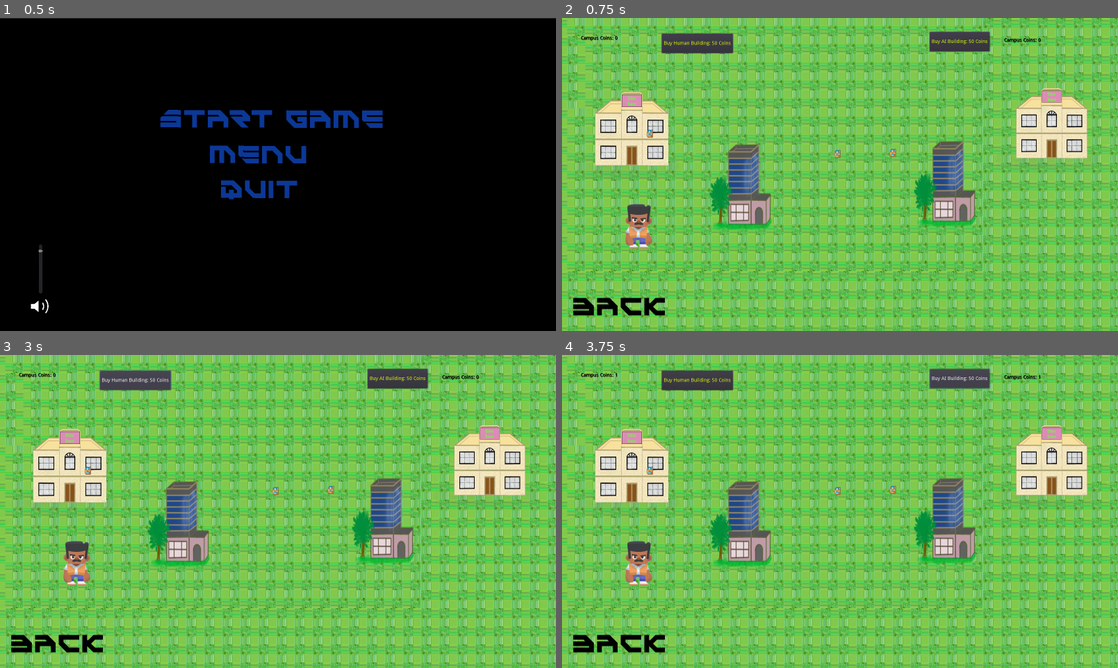
Above: before the commit, frames 1-4 (two rows, left to right).
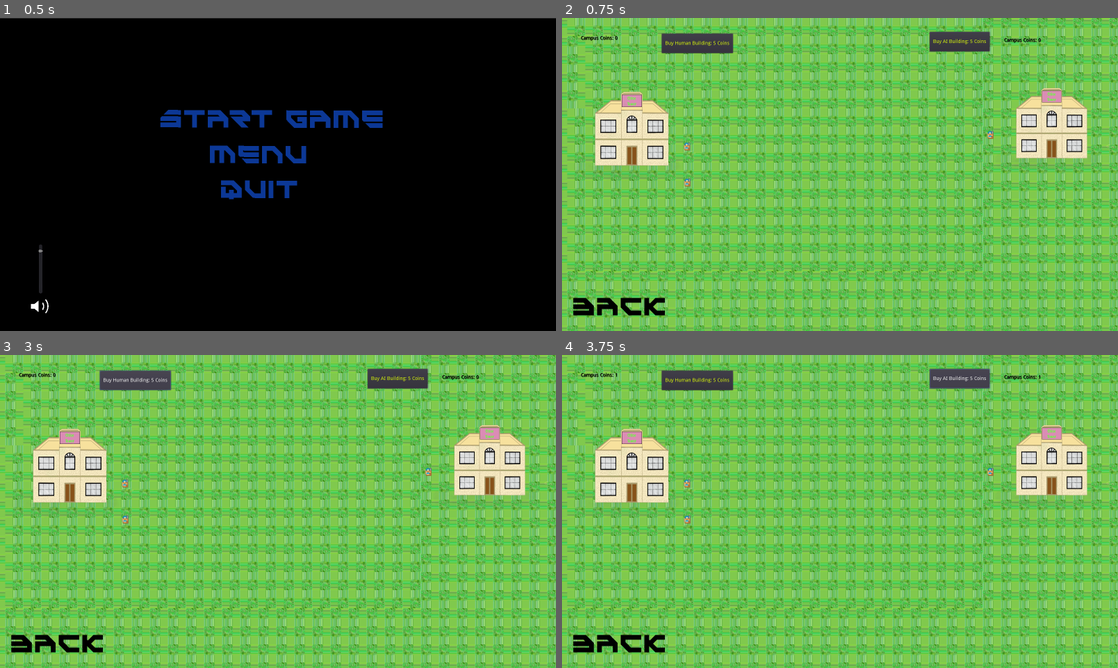
Above: after the commit, the same moments.

Repository: xLegoshiWolfx/Campus_Clash_Protoytpe
Game: Godot game, scene res://Scene/Main_Menu.tscn
Two runs of this game, one before a commit and one after it. Both use one fixed random seed, a clock stepped at 60 frames per second and the inputs below. Video files are missing from this copy of the repository; at most half a second of black plays in their place.
Inputs:
- Up to frame 1 (0.5 s): no input
- Up to frame 2 (0.75 s): click "Start Game" at 0.5 s
- Up to frame 3 (3 s): click "Back" at 1.25 s; click "Start Game" at 2 s; click "Buy Human Building: 50 Coins" (after the commit: "Buy Human Building: 5 Coins") at 2.75 s
- Up to frame 4 (3.75 s): click "Buy AI Building: 50 Coins" (after the commit: "Buy AI Building: 5 Coins") at 3.5 s

Frame 1 is identical in both runs. In frame 2, 5.1% of the frame differs, in the area x 11-78%, y 6-80%; in frame 3, 5.1%; in frame 4, 5.1%.

Commit message:
Buttons subtract from coins and make buildings appear
The buttons do stuff now!!!

Diff:
--- /dev/null
+++ b/Scene/AI Birta Building.gd
@@ -0,0 +1,5 @@
+extends KinematicBody2D
+
+
+func _ready():
+	pass
--- /dev/null
+++ b/Scene/Human Birta Building.gd
@@ -0,0 +1,5 @@
+extends KinematicBody2D
+
+
+func _ready():
+	pass
--- a/Scene/Human Timer Scene.gd
+++ b/Scene/Human Timer Scene.gd
@@ -7,6 +7,10 @@
 onready var _human_timer = get_node("Human Timer Node")
 
 onready var _AI_timer = get_node("AI Timer Node")
+
+onready var _Human_Birta_Building = get_node("/root/TileMap/Human Birta Building")
+
+onready var _AI_Birta_Building = get_node("/root/TileMap/AI Birta Building")
 
 func _ready():
 	_human_timer.set_wait_time(1)
@@ -21,3 +25,15 @@
 
 func _on_AI_Timer_Node_timeout():
 	AI_currency += 1
+
+
+func _on_HumanBuildingButton_pressed():
+	if (human_currency >= 5):
+		human_currency -= 5
+		_Human_Birta_Building.visible = true
+
+
+func _on_AIBuildingButton_pressed():
+	if (AI_currency >= 5):
+		AI_currency -= 5
+		_AI_Birta_Building.visible = true
--- a/Scene/Main_Game.tscn
+++ b/Scene/Main_Game.tscn
@@ -10,27 +10,23 @@
 [ext_resource path="res://Scene/Player_1.gd" type="Script" id=8]
 [ext_resource path="res://Scene/AI Timer Label.gd" type="Script" id=9]
 [ext_resource path="res://PNG/Birta_Building.png" type="Texture" id=10]
-[ext_resource path="res://Scene/Birta Building.gd" type="Script" id=11]
 [ext_resource path="res://Scene/Human Building.gd" type="Script" id=12]
-[ext_resource path="res://Scene/AIBuildingButton.gd" type="Script" id=13]
-[ext_resource path="res://Scene/HumanBuildingButton.gd" type="Script" id=14]
 [ext_resource path="res://frame_unit.tscn" type="PackedScene" id=15]
 [ext_resource path="res://Script/Game.gd" type="Script" id=16]
-[ext_resource path="res://Script/frame_unit.gd" type="Script" id=17]
 [ext_resource path="res://Script/SelectedDraw.gd" type="Script" id=18]
 
+[sub_resource type="RectangleShape2D" id=1]
+extents = Vector2( 1349.06, 1688.78 )
+
 [sub_resource type="RectangleShape2D" id=2]
-extents = Vector2( 1349.06, 1688.78 )
+extents = Vector2( 57.8546, 58.7715 )
 
 [sub_resource type="RectangleShape2D" id=3]
-extents = Vector2( 57.8546, 58.7715 )
-
-[sub_resource type="RectangleShape2D" id=4]
 extents = Vector2( 724.616, 748.158 )
 
-[sub_resource type="ShaderMaterial" id=5]
-
-[sub_resource type="CanvasItemMaterial" id=1]
+[sub_resource type="ShaderMaterial" id=4]
+
+[sub_resource type="CanvasItemMaterial" id=5]
 
 [node name="TileMap" type="Node2D"]
 position = Vector2( 67, 52 )
@@ -41,7 +37,22 @@
 format = 1
 tile_data = PoolIntArray( -2, 0, 0, -1, 1610612736, 0, -65536, 1610612736, 0, -65535, 1610612736, 0, -65534, 1610612736 …(13895 unchanged characters)…
 
-[node name="Human Building" type="KinematicBody2D" parent="."]
+[node name="BackButton" type="Button" parent="Campus Map"]
+margin_left = -40.713
+margin_top = 735.799
+margin_right = 244.287
+margin_bottom = 819.799
+custom_fonts/font = ExtResource( 6 )
+custom_colors/font_color = Color( 0, 0, 0, 1 )
+custom_colors/font_color_hover = Color( 0.286275, 0.290196, 0.294118, 1 )
+custom_colors/font_color_pressed = Color( 0.105882, 0.180392, 0.415686, 1 )
+text = "Back"
+flat = true
+__meta__ = {
+"_edit_use_anchors_": false
+}
+
+[node name="Human Main Building" type="KinematicBody2D" parent="."]
 position = Vector2( 128.111, 258.042 )
 scale = Vector2( 0.118008, 0.155884 )
 script = ExtResource( 12 )
@@ -50,17 +61,17 @@
 "_editor_description_": ""
 }
 
-[node name="HumanCollision" type="CollisionShape2D" parent="Human Building"]
+[node name="HumanCollision" type="CollisionShape2D" parent="Human Main Building"]
 position = Vector2( 10.3472, 47.7863 )
 scale = Vector2( 0.676405, 0.423712 )
-shape = SubResource( 2 )
-
-[node name="HumanBuildingSprite" type="Sprite" parent="Human Building"]
+shape = SubResource( 1 )
+
+[node name="HumanBuildingSprite" type="Sprite" parent="Human Main Building"]
 position = Vector2( 177.954, 128.3 )
 scale = Vector2( 3.96259, 3.72751 )
 texture = ExtResource( 4 )
 
-[node name="AI Building" type="KinematicBody2D" parent="."]
+[node name="AI Main Building" type="KinematicBody2D" parent="."]
 position = Vector2( 1179.89, 387.556 )
 scale = Vector2( 0.118, 0.156 )
 script = ExtResource( 2 )
@@ -68,12 +79,12 @@
 "_edit_group_": true
 }
 
-[node name="AICollision" type="CollisionShape2D" parent="AI Building"]
+[node name="AICollision" type="CollisionShape2D" parent="AI Main Building"]
 position = Vector2( 1351.18, -917.085 )
 scale = Vector2( 0.676451, 0.423397 )
-shape = SubResource( 2 )
-
-[node name="AIBuildingSprite" type="Sprite" parent="AI Building"]
+shape = SubResource( 1 )
+
+[node name="AIBuildingSprite" type="Sprite" parent="AI Main Building"]
 position = Vector2( 1500, -807.692 )
 scale = Vector2( 3.83038, 3.54617 )
 texture = ExtResource( 4 )
@@ -117,8 +128,7 @@
 margin_right = 424.999
 margin_bottom = 48.9452
 custom_colors/font_color = Color( 0.854902, 0.968627, 0.0392157, 1 )
-text = "Buy Human Building: 50 Coins"
-script = ExtResource( 14 )
+text = "Buy Human Building: 5 Coins"
 __meta__ = {
 "_edit_use_anchors_": false
 }
@@ -129,17 +139,17 @@
 margin_right = 1163.81
 margin_bottom = 43.5998
 custom_colors/font_color = Color( 0.854902, 0.968627, 0.0392157, 1 )
-text = "Buy AI Building: 50 Coins"
-script = ExtResource( 13 )
+text = "Buy AI Building: 5 Coins"
 __meta__ = {
 "_edit_use_anchors_": false
 }
 
 [node name="Human Player" type="Node2D" parent="."]
+visible = false
 position = Vector2( 27.961, 73.5786 )
 
 [node name="Player_1" type="KinematicBody2D" parent="Human Player"]
-position = Vector2( -221.367, 49.9149 )
+position = Vector2( -608.017, -37.3932 )
 script = ExtResource( 8 )
 __meta__ = {
 "_edit_group_": true
@@ -152,53 +162,38 @@
 
 [node name="CollisionShape2D" type="CollisionShape2D" parent="Human Player/Player_1"]
 position = Vector2( 351.632, 423.205 )
-shape = SubResource( 3 )
-
-[node name="BackButton" type="Button" parent="Human Player"]
-margin_left = -68.674
-margin_top = 662.22
-margin_right = 64.325
-margin_bottom = 707.221
-custom_fonts/font = ExtResource( 6 )
-custom_colors/font_color = Color( 0, 0, 0, 1 )
-custom_colors/font_color_hover = Color( 0.286275, 0.290196, 0.294118, 1 )
-custom_colors/font_color_pressed = Color( 0.105882, 0.180392, 0.415686, 1 )
-text = "Back"
-flat = true
-__meta__ = {
-"_edit_use_anchors_": false
-}
-
-[node name="Birta Building" type="KinematicBody2D" parent="."]
+shape = SubResource( 2 )
+
+[node name="Human Birta Building" type="KinematicBody2D" parent="."]
+visible = false
 position = Vector2( 713.312, 435.323 )
 scale = Vector2( 0.118, 0.156 )
-script = ExtResource( 11 )
-__meta__ = {
-"_edit_group_": true
-}
-
-[node name="BirtaCollision" type="CollisionShape2D" parent="Birta Building"]
+__meta__ = {
+"_edit_group_": true
+}
+
+[node name="BirtaCollision" type="CollisionShape2D" parent="Human Birta Building"]
 position = Vector2( -2286.64, -61.5903 )
-shape = SubResource( 4 )
-
-[node name="BirtaSprite" type="Sprite" parent="Birta Building"]
+shape = SubResource( 3 )
+
+[node name="BirtaSprite" type="Sprite" parent="Human Birta Building"]
 position = Vector2( -1449.15, 903.846 )
 scale = Vector2( 5.83051, 7.08928 )
 texture = ExtResource( 10 )
 
-[node name="Birta Building2" type="KinematicBody2D" parent="."]
+[node name="AI Birta Building" type="KinematicBody2D" parent="."]
+visible = false
 position = Vector2( 1301.31, 426.414 )
 scale = Vector2( 0.118, 0.156 )
-script = ExtResource( 11 )
-__meta__ = {
-"_edit_group_": true
-}
-
-[node name="BirtaCollision" type="CollisionShape2D" parent="Birta Building2"]
+__meta__ = {
+"_edit_group_": true
+}
+
+[node name="BirtaCollision" type="CollisionShape2D" parent="AI Birta Building"]
 position = Vector2( -2286.64, -61.5903 )
-shape = SubResource( 4 )
-
-[node name="BirtaSprite" type="Sprite" parent="Birta Building2"]
+shape = SubResource( 3 )
+
+[node name="BirtaSprite" type="Sprite" parent="AI Birta Building"]
 position = Vector2( -1449.15, 903.846 )
 scale = Vector2( 5.83051, 7.08928 )
 texture = ExtResource( 10 )
@@ -208,31 +203,24 @@
 
 [node name="YSort" type="YSort" parent="Moving_unit"]
 
-[node name="Unit" type="KinematicBody2D" parent="Moving_unit/YSort" groups=[
-"unit",
-] instance=ExtResource( 15 )]
+[node name="Unit" parent="Moving_unit/YSort" instance=ExtResource( 15 )]
+material = SubResource( 4 )
+position = Vector2( 292.713, 317.681 )
+
+[node name="Unit2" parent="Moving_unit/YSort" instance=ExtResource( 15 )]
+material = SubResource( 4 )
+position = Vector2( 293.515, 421.402 )
+
+[node name="Unit3" parent="Moving_unit/YSort" instance=ExtResource( 15 )]
 material = SubResource( 5 )
-position = Vector2( 725.69, 339.063 )
-script = ExtResource( 17 )
-
-[node name="Unit2" type="KinematicBody2D" parent="Moving_unit/YSort" groups=[
-"unit",
-] instance=ExtResource( 15 )]
-material = SubResource( 5 )
-position = Vector2( 885.072, 335.876 )
-script = ExtResource( 17 )
-
-[node name="Unit3" type="KinematicBody2D" parent="Moving_unit/YSort" groups=[
-"unit",
-] instance=ExtResource( 15 )]
-material = SubResource( 1 )
-position = Vector2( 185.701, 280.687 )
-script = ExtResource( 17 )
+position = Vector2( 1165.69, 284.251 )
 unit_owner = 1
 
 [node name="SelectedDraw" type="Node2D" parent="Moving_unit"]
 script = ExtResource( 18 )
 
+[connection signal="pressed" from="Campus Map/BackButton" to="Human Player/Player_1" method="_on_Button_pressed"]
 [connection signal="timeout" from="Currency/Human Timer Node" to="Currency" method="_on_Human_Timer_Node_timeout"]
 [connection signal="timeout" from="Currency/AI Timer Node" to="Currency" method="_on_AI_Timer_Node_timeout"]
-[connection signal="pressed" from="Human Player/BackButton" to="Human Player/Player_1" method="_on_Button_pressed"]
+[connection signal="pressed" from="Currency/HumanBuildingButton" to="Currency" method="_on_HumanBuildingButton_pressed"]
+[connection signal="pressed" from="Currency/AIBuildingButton" to="Currency" method="_on_AIBuildingButton_pressed"]
Not shown: 1 places in Scene/Main_Game.tscn that only renumber resources
